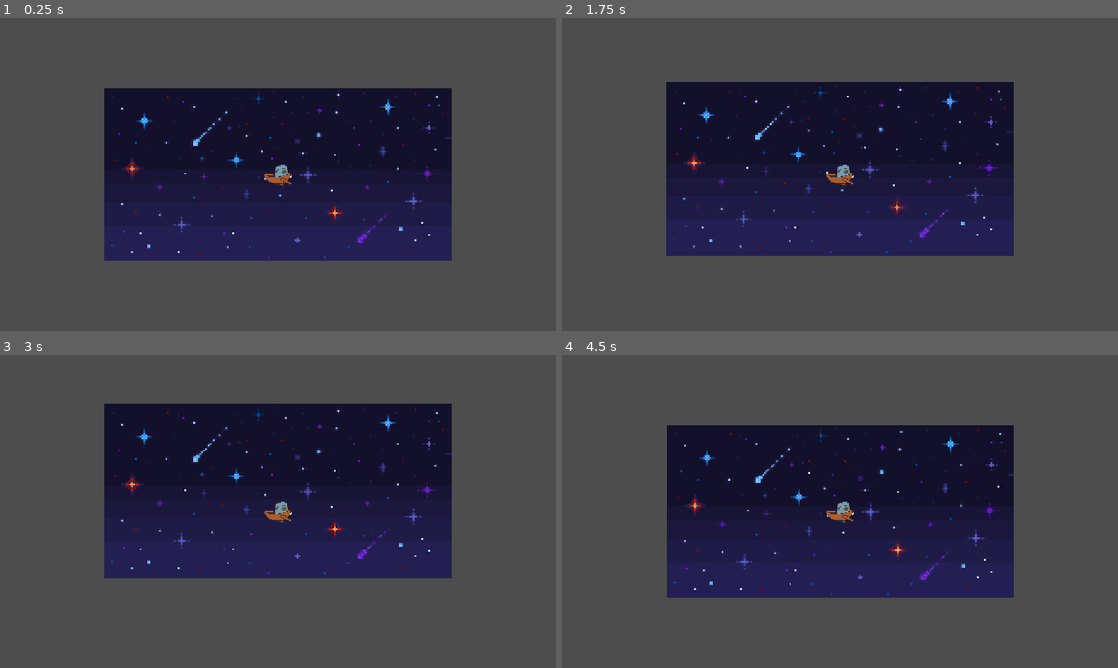
Above: before the commit, frames 1-4 (two rows, left to right).
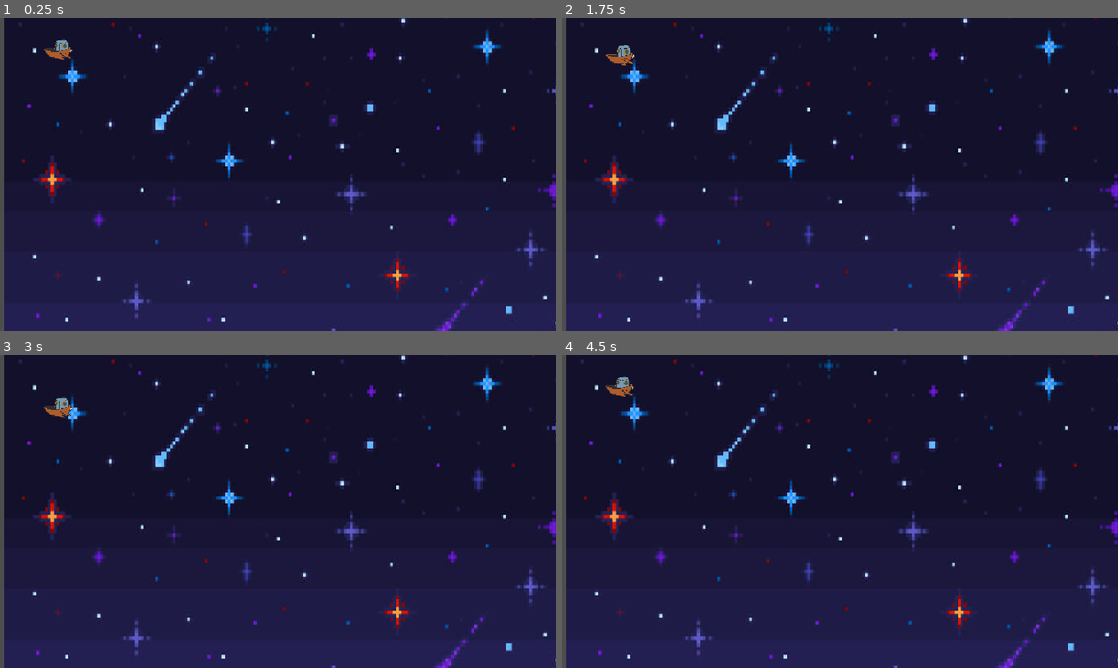
Above: after the commit, the same moments.

Repository: DudeNamedDarcy/CosmicJam2026
Game: Godot game, scene res://Scenes/game_scene.tscn
Two runs of this game, one before a commit and one after it. Both use one fixed random seed, a clock stepped at 60 frames per second and the inputs below.
Inputs:
- Up to frame 1 (0.25 s): no input
- Up to frame 2 (1.75 s): tap Enter at 0.5 s; hold D (MoveRight) 0.53-1.28 s; hold Space (CastReel) 0.53-1.28 s; hold S (MoveDown) from 1.28 s (still down); tap Space (CastReel) at 1.35 s
- Up to frame 3 (3 s): release S (MoveDown) at 2.03 s; hold D (MoveRight) 2.03-2.78 s; hold Space (CastReel) 2.03-2.78 s; tap Enter at 2.75 s; hold W (MoveUp) from 2.78 s (still down); tap Space (CastReel) at 2.85 s
- Up to frame 4 (4.5 s): release W (MoveUp) at 3.53 s; hold Space (CastReel) 3.53-4.28 s; hold A (MoveLeft) from 3.53 s (still down); tap Space (CastReel) at 4.35 s

The runs differ from the first frame. In frame 1, 67% of the frame differs, in the area x 0-100%, y 0-100%; in frame 2, 67%; in frame 3, 68%; in frame 4, 67%.

Commit message:
added player bounds

Diff:
--- a/Scenes/game_scene.tscn
+++ b/Scenes/game_scene.tscn
@@ -3,10 +3,42 @@
 [ext_resource type="Texture2D" uid="uid://caiem5b8o2slt" path="res://360_F_546468872_b9emNBQeVDLbBqicXaFyoBUwutWcHmbl.jpg" id="1_b6fju"]
 [ext_resource type="PackedScene" uid="uid://cwjnrld5dv08f" path="res://Scenes/player_controller.tscn" id="1_x87qo"]
 
+[sub_resource type="WorldBoundaryShape2D" id="WorldBoundaryShape2D_g4v7s"]
+normal = Vector2(0, 1)
+
+[sub_resource type="WorldBoundaryShape2D" id="WorldBoundaryShape2D_b6fju"]
+normal = Vector2(0, 1)
+
+[sub_resource type="WorldBoundaryShape2D" id="WorldBoundaryShape2D_yf5fn"]
+
+[sub_resource type="WorldBoundaryShape2D" id="WorldBoundaryShape2D_6h5vk"]
+
 [node name="GameScene" type="Node2D" unique_id=459147446]
 
 [node name="Background" type="Sprite2D" parent="." unique_id=1596285265]
+texture_filter = 1
+texture_repeat = 2
+position = Vector2(596, 361)
+scale = Vector2(1.7024027, 2.1599998)
 texture = ExtResource("1_b6fju")
 
 [node name="PlayerController" parent="." unique_id=743970108 instance=ExtResource("1_x87qo")]
-movementSpeed = 250.0
+position = Vector2(95, 64)
+
+[node name="PlayerBounds" type="StaticBody2D" parent="." unique_id=955427512]
+
+[node name="WorldBoundTopLeft" type="CollisionShape2D" parent="PlayerBounds" unique_id=823435614]
+shape = SubResource("WorldBoundaryShape2D_g4v7s")
+
+[node name="WorldBoundTopLeft2" type="CollisionShape2D" parent="PlayerBounds" unique_id=1194345490]
+rotation = -1.5707964
+shape = SubResource("WorldBoundaryShape2D_b6fju")
+
+[node name="WorldBoundBottomRight" type="CollisionShape2D" parent="PlayerBounds" unique_id=56632311]
+position = Vector2(1100, 700)
+shape = SubResource("WorldBoundaryShape2D_yf5fn")
+
+[node name="WorldBoundBottomRight2" type="CollisionShape2D" parent="PlayerBounds" unique_id=1059188945]
+position = Vector2(1100, 700)
+rotation = -1.5707964
+shape = SubResource("WorldBoundaryShape2D_6h5vk")
--- a/Scenes/player_controller.tscn
+++ b/Scenes/player_controller.tscn
@@ -22,3 +22,9 @@
 shape = SubResource("RectangleShape2D_g4v7s")
 
 [node name="Camera2D" type="Camera2D" parent="." unique_id=813711711]
+limit_left = 0
+limit_top = 0
+limit_right = 1100
+limit_bottom = 700
+position_smoothing_enabled = true
+position_smoothing_speed = 10.0
